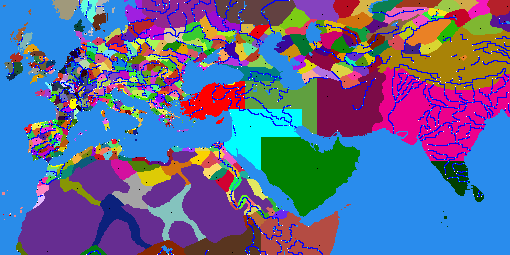
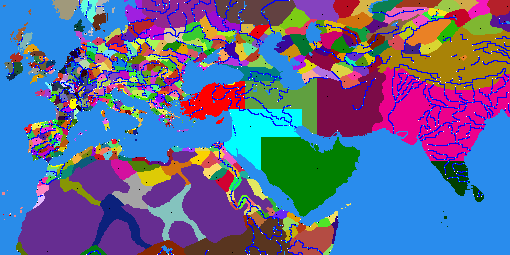
Comparing the layer stacks of the two (510, 255) images. Changes:
painted on "map_features_transparent" over (286, 236, 292, 243)
painted on "map_regions" over (74, 28, 351, 255)
hid "map_features", painted on it over (74, 28, 351, 255)
